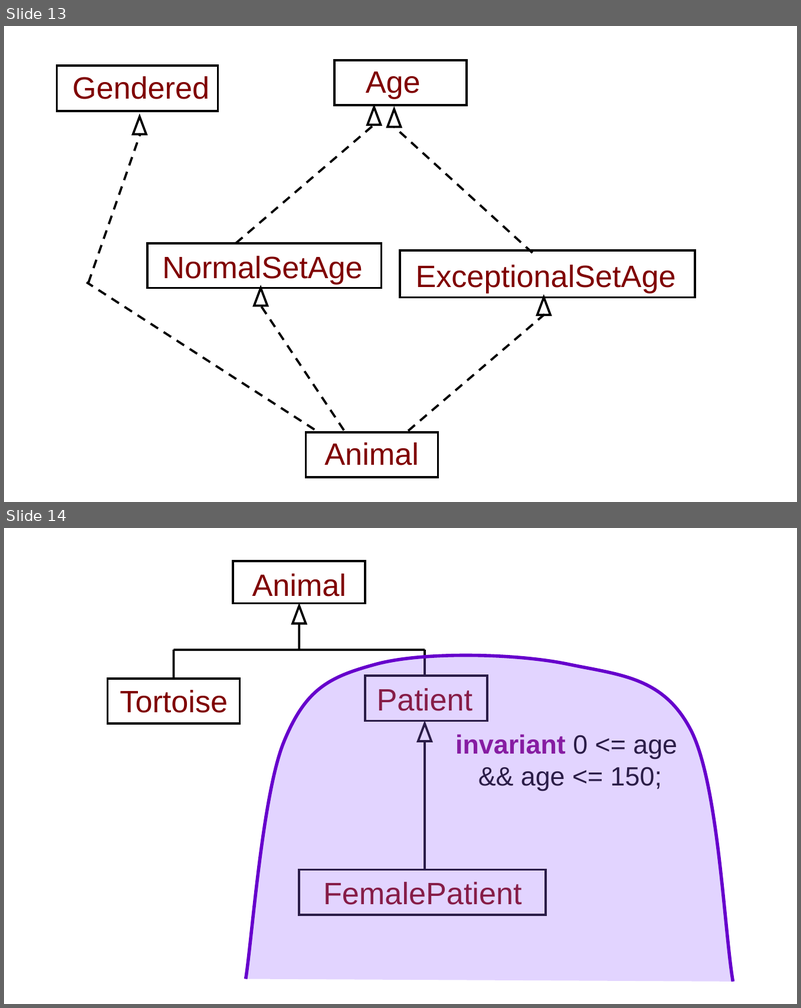
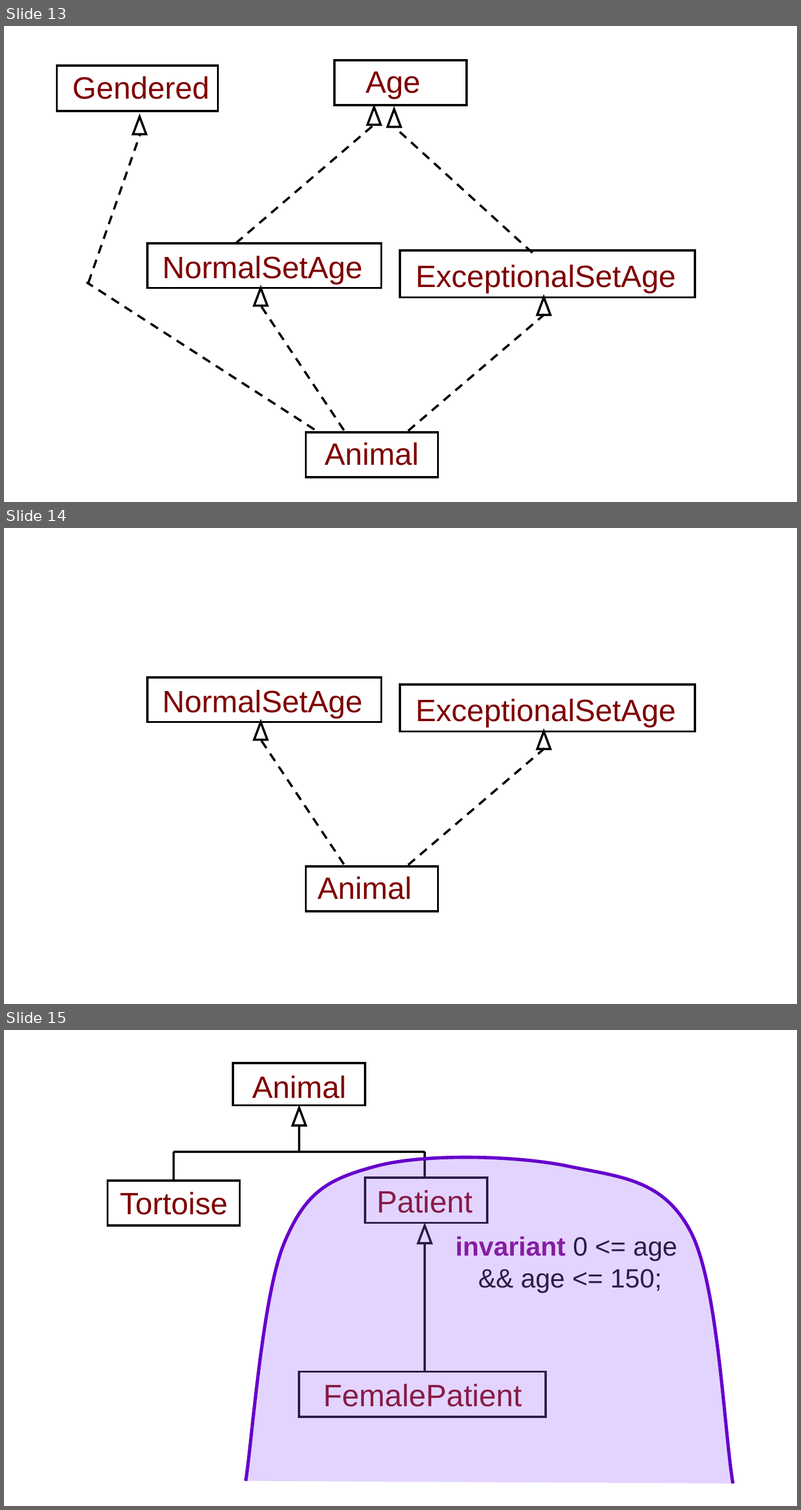
Before and after one commit to GaloisInc/ESCJava2, a slide deck: ESCTools/slides/CAV2007Tutorial/new-diagrams.ppt. Shown one above the other, each under a label of ours: slides 13 and 14 before the commit, slides 13, 14 and 15 after it. The pictures are 801x1008 and 801x1510 pixels, drawn with LibreOffice and Linux fonts; fonts in the diff are those of the drawing. Boxes give left, top, right and bottom in pixels: in the first picture for what was removed or moved away, otherwise in the second. Text is boxed around its words. In the diff, an @@ line names an element or a change of style, - is before the commit and + after.

```diff
--- a/ESCTools/slides/CAV2007Tutorial/new-diagrams.ppt
+++ b/ESCTools/slides/CAV2007Tutorial/new-diagrams.ppt
@@ slide 14 added at box(4, 528, 797, 1004), background #FFFFFF @@
@@ rectangle added at box(147, 677, 382, 722), outline #000000 2.01 pt @@
@@ rectangle added at box(400, 684, 695, 731), outline #000000 2.01 pt @@
@@ text added at box(162, 690, 362, 718), 28 pt, text #7F0000 @@
+NormalSetAge
@@ text added at box(416, 699, 676, 727), 28 pt, text #7F0000 @@
+ExceptionalSetAge
@@ triangle added at box(254, 722, 267, 740), outline #000000 2.01 pt @@
@@ line added from (344, 864) to (261, 740), #000000 2.01 pt dashed @@
@@ triangle added at box(537, 731, 550, 749), outline #000000 2.01 pt @@
@@ line added from (408, 865) to (545, 749), #000000 2.01 pt dashed @@
@@ rectangle added at box(306, 867, 439, 912), outline #000000 2.01 pt @@
@@ text added at box(317, 876, 412, 899), 28 pt, text #7F0000 @@
+Animal
@@ what was slide 14 is now slide 15 @@
```
Also in this commit, not shown: 15 slides changed, 2 other slides added, 1 slide removed, 39 other files.
